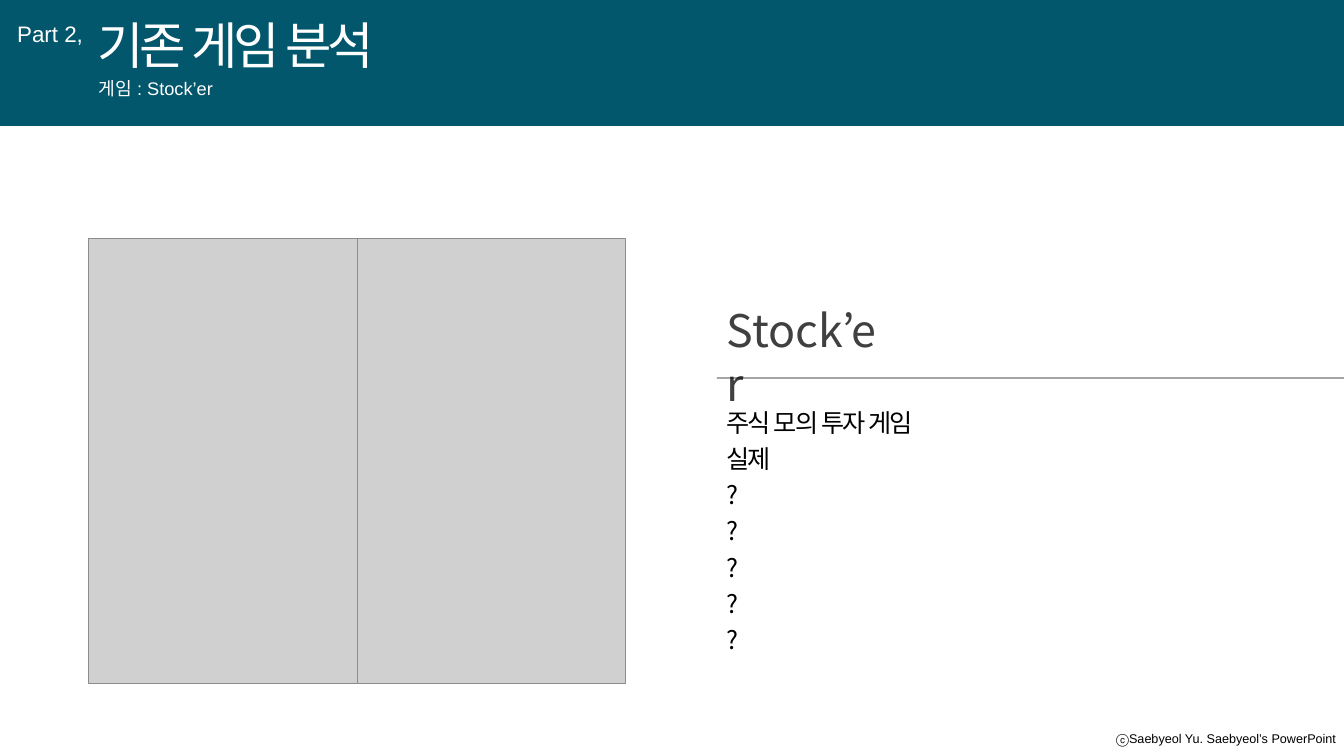
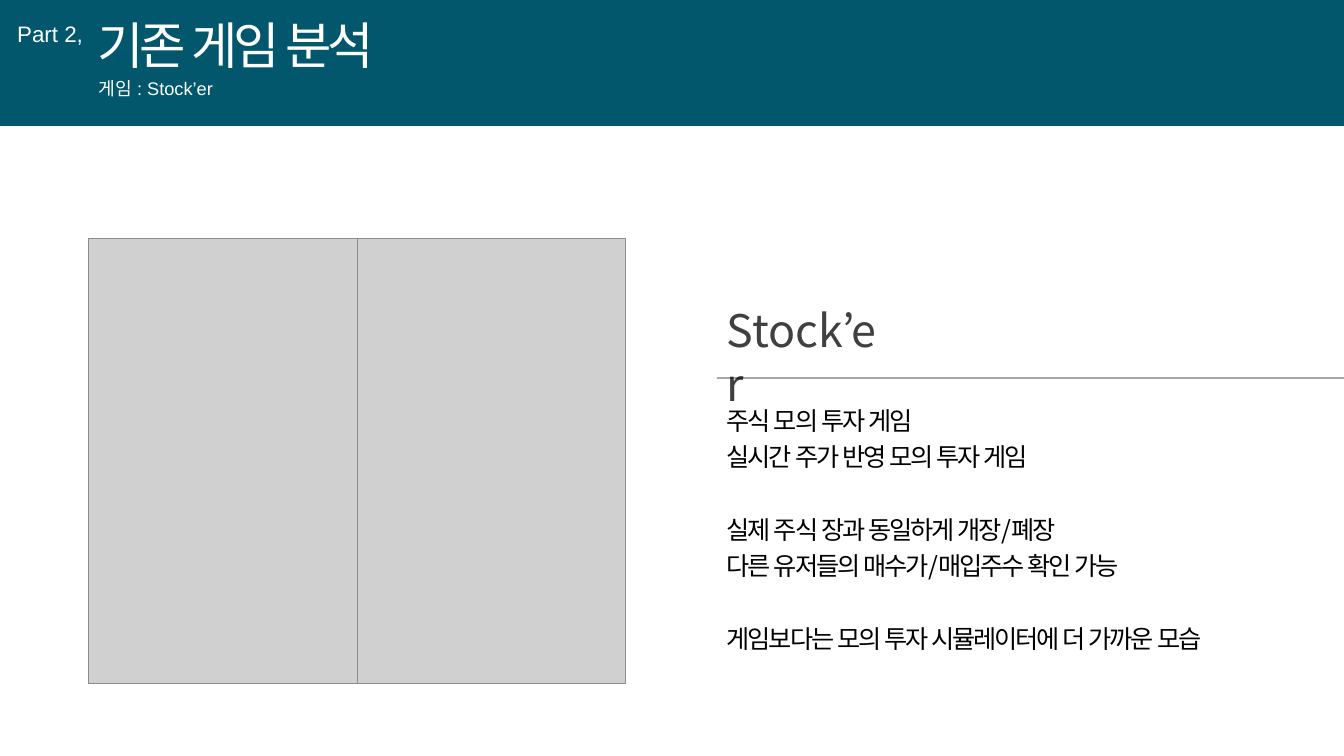
Before and after one commit to SKYooon1/Project2002, a slide deck: slide 8 of Present.odp (slide 13 before the commit). Drawn at 1344x756 pixels with LibreOffice and Linux fonts; fonts in the diff are those of the drawing; grey boxes stand for pictures. Boxes give left, top, right and bottom in pixels: in the first picture for what was removed or moved away, otherwise in the second. Text is boxed around its words. In the diff, an @@ line names an element or a change of style, - is before the commit and + after.

```diff
--- a/Present.odp
+++ b/Present.odp
@@ text at (x1=727, y1=445, x2=1201, y2=650): text changed @@
-실제
-?
-?
-?
-?
-?
+실시간 주가 반영 모의 투자 게임
+실제 주식 장과 동일하게 개장/폐장
+다른 유저들의 매수가/매입주수 확인 가능
+게임보다는 모의 투자 시뮬레이터에 더 가까운 모습
@@ text removed at (x1=1185, y1=734, x2=1336, y2=746) @@
-ⓒSaebyeol Yu. Saebyeol’s PowerPoint
```
Also in this commit, not shown: 9 other slides changed, 5 slides added, 8 slides removed.
